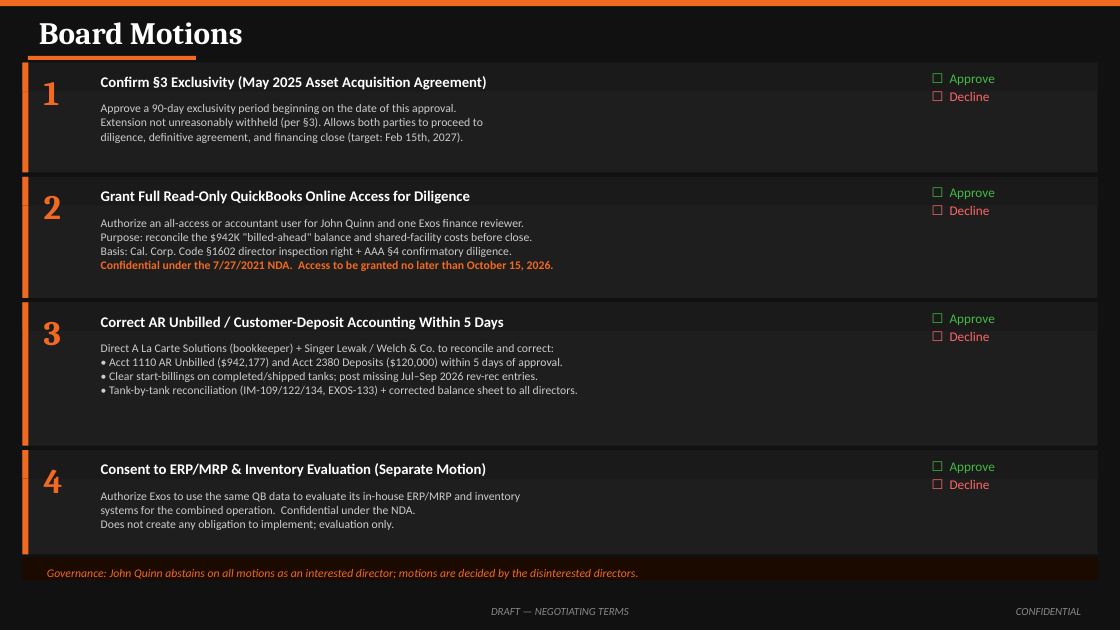
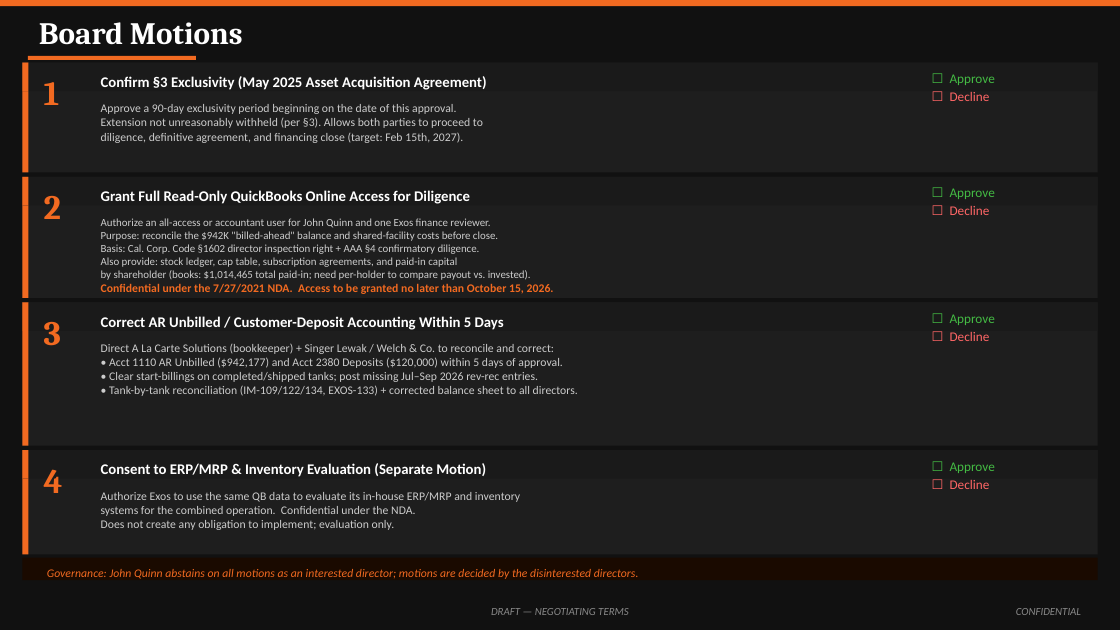
Before and after one commit to ExosAerospace/workspace, a slide deck: slide 11 of drafts/Exos_SSLC_Board_Offer_Overview_2026-10-10_r2.pptx. Drawn at 1120x630 pixels with LibreOffice and Linux fonts; fonts in the diff are those of the drawing. Boxes give left, top, right and bottom in pixels: in the first picture for what was removed or moved away, otherwise in the second. Text is boxed around its words. In the diff, an @@ line names an element or a change of style, - is before the commit and + after.

Commit message:
SSLC Motion 2: add cap table / stock ledger requirement; QB letter matching bullet
- Slide 11 Motion 2: add 2-line requirement for SSLC to provide stock ledger, cap table, subscription agreements, and paid-in capital by shareholder ($1,014,465 total per books; per-holder detail needed for payout-vs-invested comparison at close); Oct 15 deadline applies to these records too
- QB access letter: add matching bullet (para 14) with same language
- Deck pptx v12, deck PDF v7, QB letter v2, board package v2 (17pp)

```diff
--- a/drafts/Exos_SSLC_Board_Offer_Overview_2026-10-10_r2.pptx
+++ b/drafts/Exos_SSLC_Board_Offer_Overview_2026-10-10_r2.pptx
@@ text at (101,218,498,254): size 7.5 to 7 pt in "Authorize an all-access or accountant user for ...", "Purpose: reconcile the $942K "billed-ahead" balance and ...", "Basis: Cal. Corp. Code §1602 director inspection ..." @@
@@ text at (101,257,531,280): paragraphs added @@
+Also provide: stock ledger, cap table, subscription agreements, and paid-in capital
+by shareholder (books: $1,014,465 total paid-in; need per-holder to compare payout vs. invested).
```
Also in this commit, not shown: 3 other files.
